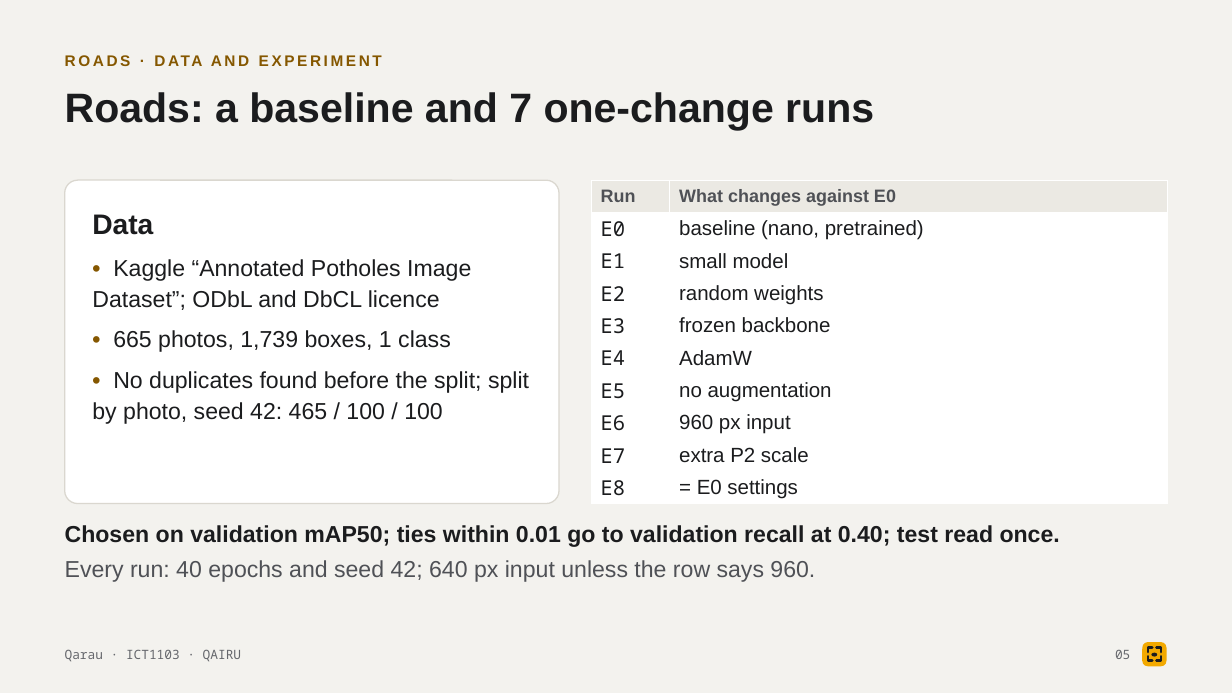
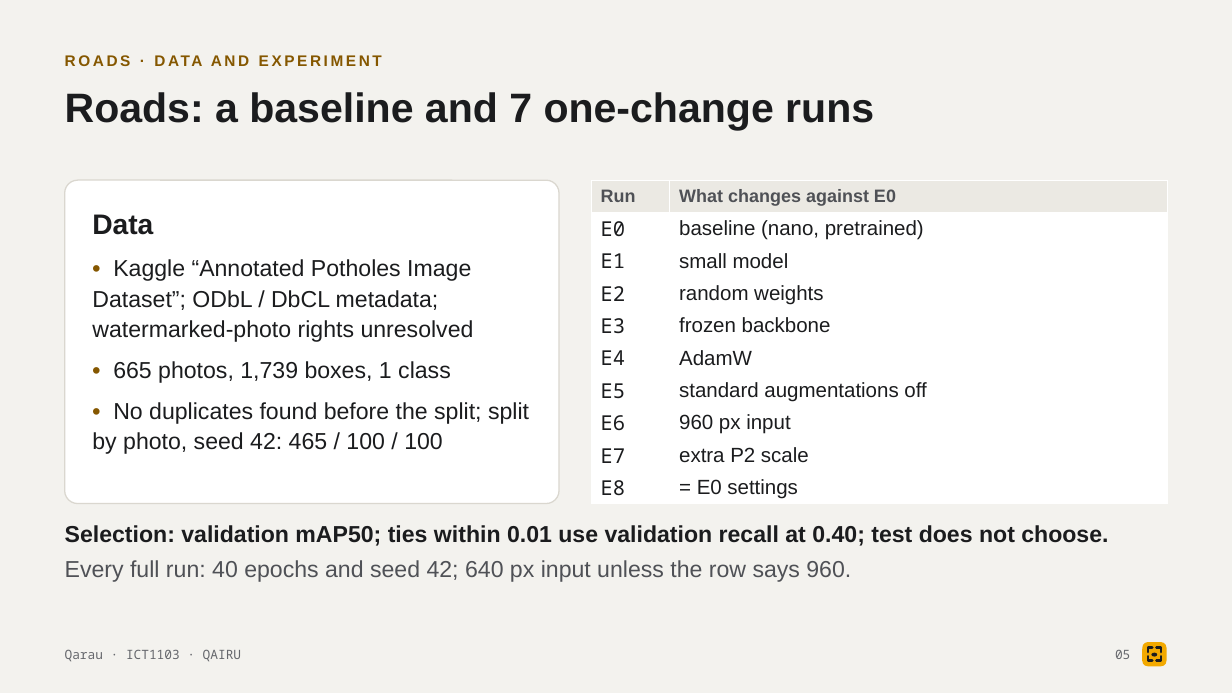
Before and after one commit to tairqaldy/jolscan-ict-final-1st-trimester, a slide deck: slide 5 of docs/deck/qarau-defense-deck.pptx. Drawn at 1232x693 pixels with LibreOffice and Linux fonts; fonts in the diff are those of the drawing. Boxes give left, top, right and bottom in pixels: in the first picture for what was removed or moved away, otherwise in the second. Text is boxed around its words. In the diff, an @@ line names an element or a change of style, - is before the commit and + after.

```diff
--- a/docs/deck/qarau-defense-deck.pptx
+++ b/docs/deck/qarau-defense-deck.pptx
@@ table at [592,180,1167,504] @@
-row 7, column 2: no augmentation
+row 7, column 2: standard augmentations off
@@ text at [92,259,474,342]: text changed @@
-• Kaggle “Annotated Potholes Image Dataset”; ODbL and DbCL licence
+• Kaggle “Annotated Potholes Image Dataset”; ODbL / DbCL metadata; watermarked-photo rights unresolved
@@ text at [65,525,1108,582]: text changed @@
-Chosen on validation mAP50; ties within 0.01 go to validation recall at 0.40; test read once.
-Every run: 40 epochs and seed 42; 640 px input unless the row says 960.
+Selection: validation mAP50; ties within 0.01 use validation recall at 0.40; test does not choose.
+Every full run: 40 epochs and seed 42; 640 px input unless the row says 960.
```
Also in this commit, not shown: 1 other slide changed, 2 other files.
